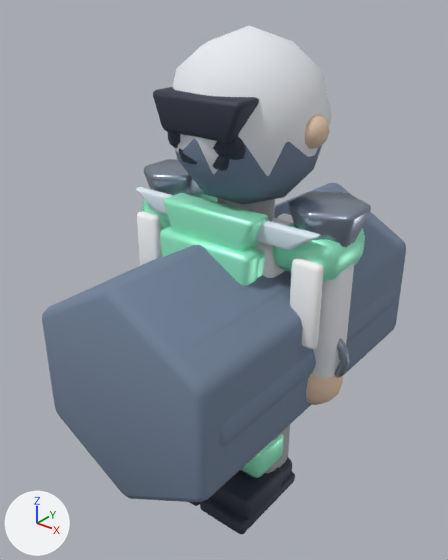
What one commit did to the Blender file assets-source/blender/characters/medic.blend.
Both versions are drawn from a 50 mm camera at (1.4, -1.89, 2.18) aimed at (-0.1, -0.02, 1.01). Every picture has the same lights, and +X, +Y and +Z are marked at lower left. The older version comes first.

Names of what the first picture shows: 'LOD1_PROXY_body', 'LOD2_PROXY_body', 'LOD2_PROXY_head', 'arm.R', 'armPanel.R', 'bootToe.R', 'collarFront', 'crest.hood', 'helmetBrow', 'shoulder.R', 'shoulderCap.1', 'torsoFrontShell' and 17 more.
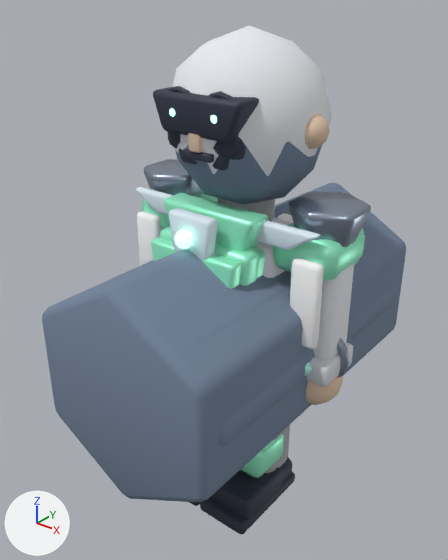
Changed parts and their boxes [x1, y1, x2, y2] in the pictures (448 x 560 px):
'allyCollarTab', added (pale blue)
    after: [169, 208, 218, 260]
'arm.R.cuff', added
    after: [306, 342, 353, 387]
'torsoPanel.R', added (green)
    after: [202, 254, 242, 289]
'torsoPanel.L', added (green)
    after: [151, 237, 176, 261]
'allyCollarStud', added
    after: [174, 230, 194, 249]
'faceMouthPlate', added
    after: [182, 149, 214, 163]
'faceNoseBridge', added
    after: [188, 133, 203, 153]
'faceSocket.R', added
    after: [209, 91, 240, 143]
'faceSocket.L', added (mostly hidden)
    after: [168, 86, 190, 135]
'arm.R.fastener', added
    after: [304, 362, 312, 376]

Diff of the bpy script that builds the scene:
```diff
--- a/assets-source/blender/characters/medic.blend.py
+++ b/assets-source/blender/characters/medic.blend.py
@@ me_allycollartabmesh_003 @@
+me_allycollartabmesh_003.from_pydata([(-0.1, 1.42, -0.028), (0.1, 1.42, -0.028), (0.08, 1.26, -0.028), (-0.08, 1.26, -0.028), (-0.1, 1.42, 0.028), (0.1, 1.42, 0.028), (0.08, 1.26, 0.028), (-0.08, 1.26, 0.028)], [], [(3, 2, 1, 0), (4, 5, 6, 7), (0, 1, 5, 4), (1, 2, 6, 5), (2, 3, 7, 6), (3, 0, 4, 7)])
+me_allycollartabmesh_003.polygons.foreach_set('use_smooth', [True] * 6)
+me_allycollartabmesh_003.materials.append(mat_mat_medic_snow)  # pale blue #e5f3fd
@@ me_facenosebridgemesh_003 @@
+me_facenosebridgemesh_003.from_pydata([(-0.035, 1.8, -0.022), (0.035, 1.8, -0.022), (0.025, 1.64, -0.022), (-0.025, 1.64, -0.022), (-0.035, 1.8, 0.022), (0.035, 1.8, 0.022), (0.025, 1.64, 0.022), (-0.025, 1.64, 0.022)], [], [(3, 2, 1, 0), (4, 5, 6, 7), (0, 1, 5, 4), (1, 2, 6, 5), (2, 3, 7, 6), (3, 0, 4, 7)])
+me_facenosebridgemesh_003.polygons.foreach_set('use_smooth', [True] * 6)
+me_facenosebridgemesh_003.materials.append(mat_mat_medic_skin)  # beige #e5c8ad
@@ me_torsopanel_rmesh_003 @@
+me_torsopanel_rmesh_003.from_pydata([(0.05, 1.28, -0.032), (0.202, 1.28, -0.032), (0.156, 0.86, -0.032), (0.08, 0.92, -0.032), (0.05, 1.28, 0.032), (0.202, 1.28, 0.032), (0.156, 0.86, 0.032), (0.08, 0.92, 0.032)], [], [(3, 2, 1, 0), (4, 5, 6, 7), (0, 1, 5, 4), (1, 2, 6, 5), (2, 3, 7, 6), (3, 0, 4, 7)])
+me_torsopanel_rmesh_003.polygons.foreach_set('use_smooth', [True] * 6)
+me_torsopanel_rmesh_003.materials.append(mat_mat_medic_accent)  # green #a0ffd7
@@ me_torsopanel_lmesh_003 @@
+me_torsopanel_lmesh_003.from_pydata([(-0.202, 1.28, -0.032), (-0.05, 1.28, -0.032), (-0.08, 0.92, -0.032), (-0.156, 0.86, -0.032), (-0.202, 1.28, 0.032), (-0.05, 1.28, 0.032), (-0.08, 0.92, 0.032), (-0.156, 0.86, 0.032)], [], [(3, 2, 1, 0), (4, 5, 6, 7), (0, 1, 5, 4), (1, 2, 6, 5), (2, 3, 7, 6), (3, 0, 4, 7)])
+me_torsopanel_lmesh_003.polygons.foreach_set('use_smooth', [True] * 6)
+me_torsopanel_lmesh_003.materials.append(mat_mat_medic_accent)  # green #a0ffd7
@@ ob_allycollarstud @@
+ob_allycollarstud = bpy.data.objects.new('allyCollarStud', me_icosphere_111)  # an icosphere of 80 faces spanning x -0.0333..0.0333, y -0.035..0.035, z -0.035..0.035; in mat_mat_medic_glow (green #a0ffd7, glowing green #a0ffd7); modifiers BEVEL
+ob_allycollarstud.location = (0.0, -0.37, 1.34)
+ob_allycollarstud.rotation_euler = (1.571, 0.0, 0.0)  # degrees (90, 0, 0)
@@ ob_allycollartab @@
+ob_allycollartab = bpy.data.objects.new('allyCollarTab', me_allycollartabmesh_003)  # modifiers BEVEL
+ob_allycollartab.location = (0.0, -0.32, 0.0)
+ob_allycollartab.rotation_euler = (1.571, 0.0, 0.0)  # degrees (90, 0, 0)
@@ ob_arm_r_fastener @@
+ob_arm_r_fastener = bpy.data.objects.new('arm.R.fastener', me_icosphere_087.copy())  # the mesh of ob_bootrivet_r; modifiers BEVEL
+ob_arm_r_fastener.location = (0.39, -0.145, 0.84)
+ob_arm_r_fastener.rotation_euler = (1.571, 0.0, 0.0)  # degrees (90, 0, 0)
@@ ob_arm_r_cuff @@
+ob_arm_r_cuff = bpy.data.objects.new('arm.R.cuff', me_cube_219)  # a box spanning x -0.095..0.095, y -0.05..0.05, z -0.11..0.11; in mat_mat_medic_leatherlight (light grey #dddfe3); modifiers BEVEL
+ob_arm_r_cuff.location = (0.39, -0.02, 0.82)
+ob_arm_r_cuff.rotation_euler = (1.571, 0.0, 0.0)  # degrees (90, 0, 0)
@@ ob_facemouthplate @@
+ob_facemouthplate = bpy.data.objects.new('faceMouthPlate', me_cube_215)  # a box spanning x -0.065..0.065, y -0.014..0.014, z -0.0125..0.0125; in mat_mat_medic_dark (greyish blue #3c3f50); modifiers BEVEL
+ob_facemouthplate.location = (0.0, -0.286, 1.625)
+ob_facemouthplate.rotation_euler = (1.571, 0.0, 0.0)  # degrees (90, 0, 0)
@@ ob_facenosebridge @@
+ob_facenosebridge = bpy.data.objects.new('faceNoseBridge', me_facenosebridgemesh_003)  # modifiers BEVEL
+ob_facenosebridge.location = (0.0, -0.285, 0.0)
+ob_facenosebridge.rotation_euler = (1.571, 0.0, 0.0)  # degrees (90, 0, 0)
@@ ob_faceiris_r @@
+ob_faceiris_r = bpy.data.objects.new('faceIris.R', me_icosphere_107)  # an icosphere of 80 faces spanning x -0.0228..0.0228, y -0.024..0.024, z -0.024..0.024; in mat_mat_medic_glow (green #a0ffd7, glowing green #a0ffd7); modifiers BEVEL
+ob_faceiris_r.location = (0.092, -0.292, 1.765)
+ob_faceiris_r.rotation_euler = (1.571, 0.0, 0.0)  # degrees (90, 0, 0)
@@ ob_faceiris_l @@
+ob_faceiris_l = bpy.data.objects.new('faceIris.L', me_icosphere_107.copy())  # modifiers BEVEL
+ob_faceiris_l.location = (-0.092, -0.292, 1.765)
+ob_faceiris_l.rotation_euler = (1.571, 0.0, 0.0)  # degrees (90, 0, 0)
@@ ob_facesocket_r @@
+ob_facesocket_r = bpy.data.objects.new('faceSocket.R', me_torus_034)  # 60 vertices, 60 faces; spans x -0.087..0.087, y -0.087..0.087, z -0.013..0.013; in mat_mat_medic_dark (greyish blue #3c3f50); modifiers BEVEL
+ob_facesocket_r.location = (0.092, -0.274, 1.765)
+ob_facesocket_r.rotation_euler = (1.571, 0.0, 0.0)  # degrees (90, 0, 0)
@@ ob_facesocket_l @@
+ob_facesocket_l = bpy.data.objects.new('faceSocket.L', me_torus_034.copy())  # modifiers BEVEL
+ob_facesocket_l.location = (-0.092, -0.274, 1.765)
+ob_facesocket_l.rotation_euler = (1.571, 0.0, 0.0)  # degrees (90, 0, 0)
@@ ob_torsopanel_r @@
+ob_torsopanel_r = bpy.data.objects.new('torsoPanel.R', me_torsopanel_rmesh_003)  # modifiers BEVEL
+ob_torsopanel_r.location = (0.0, -0.315, 0.0)
+ob_torsopanel_r.rotation_euler = (1.571, 0.0, 0.0)  # degrees (90, 0, 0)
@@ ob_torsopanel_l @@
+ob_torsopanel_l = bpy.data.objects.new('torsoPanel.L', me_torsopanel_lmesh_003)  # modifiers BEVEL
+ob_torsopanel_l.location = (0.0, -0.315, 0.0)
+ob_torsopanel_l.rotation_euler = (1.571, 0.0, 0.0)  # degrees (90, 0, 0)
```
